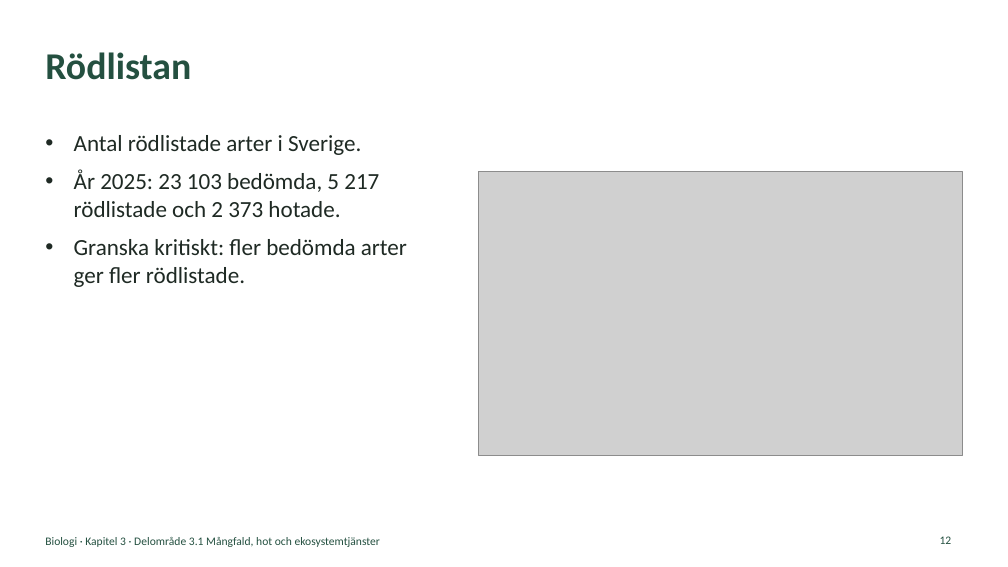
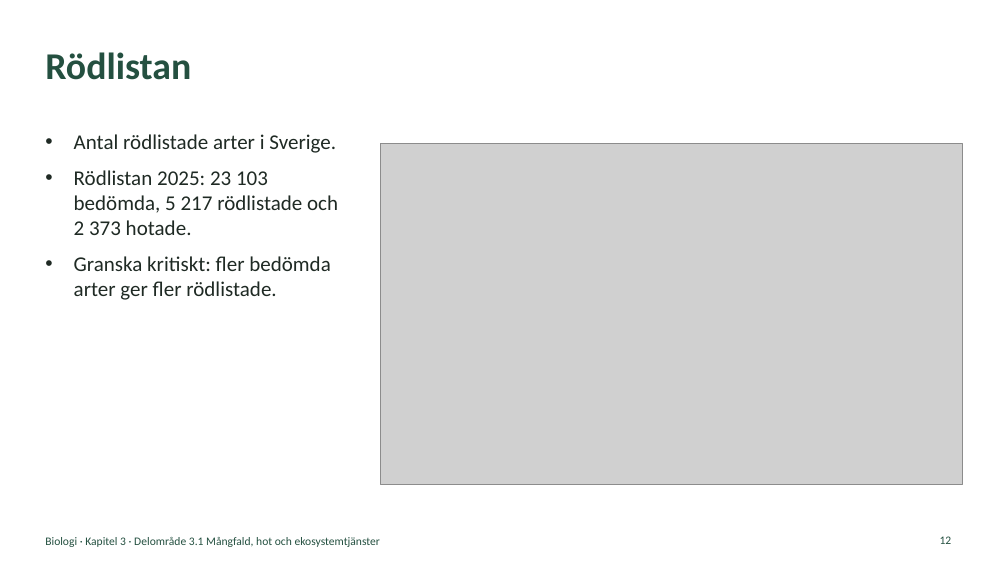
Before and after one commit to sweviktor95/pluggis, a slide deck: slide 12 of planering/biologi-omrade3/biologi-3-1-mangfald-hot-och-ekosystemtjanster.pptx. Drawn at 1008x567 pixels with LibreOffice and Linux fonts; fonts in the diff are those of the drawing; grey boxes stand for pictures. Boxes give left, top, right and bottom in pixels: in the first picture for what was removed or moved away, otherwise in the second. Text is boxed around its words. In the diff, an @@ line names an element or a change of style, - is before the commit and + after.

```diff
--- a/planering/biologi-omrade3/biologi-3-1-mangfald-hot-och-ekosystemtjanster.pptx
+++ b/planering/biologi-omrade3/biologi-3-1-mangfald-hot-och-ekosystemtjanster.pptx
@@ text at [74,134,336,300]: size 22 to 20 pt in "Antal rödlistade arter i Sverige.", "Granska kritiskt: fler bedömda arter ger fler ..." @@
@@ picture: place and size @@
-picture at [479,172,963,455]
+picture at [380,143,963,485]
@@ text at [74,170,338,235]: text changed; size 22 to 20 pt @@
-• År 2025: 23 103 bedömda, 5 217 rödlistade och 2 373 hotade.
+• Rödlistan 2025: 23 103 bedömda, 5 217 rödlistade och 2 373 hotade.
```
Also in this commit, not shown: 5 other slides changed, 32 other files.
